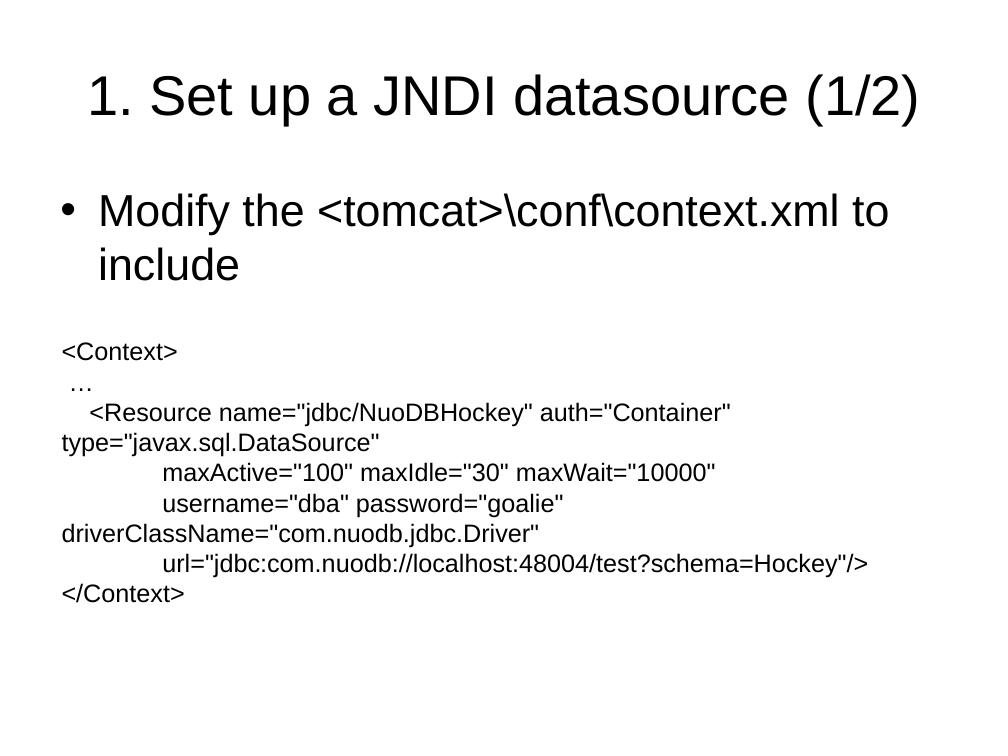
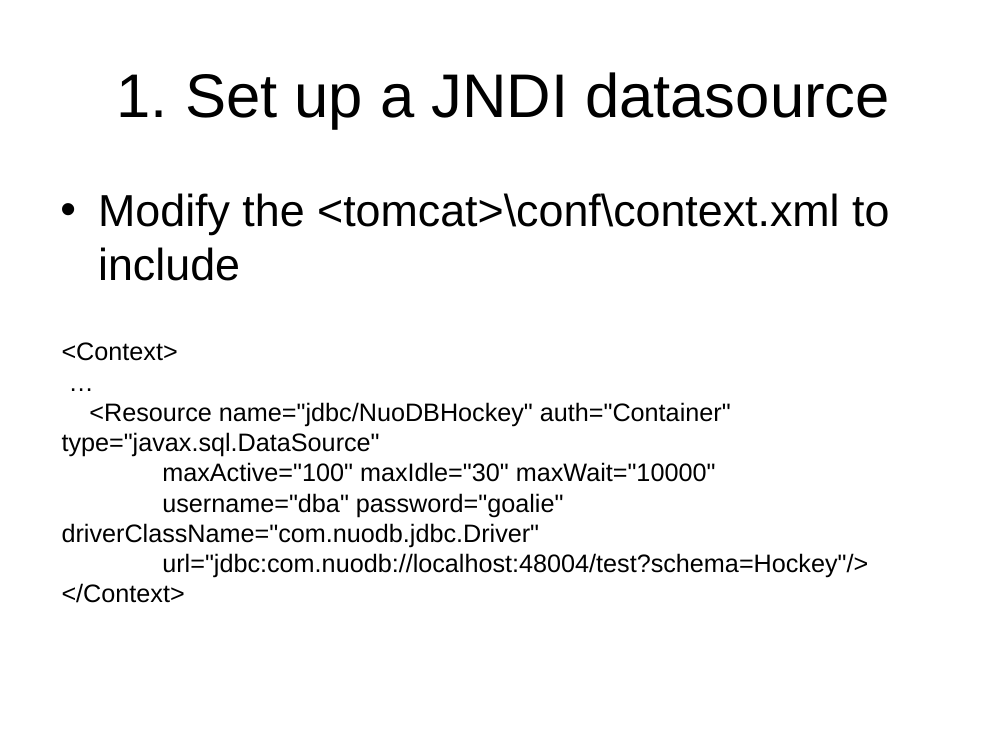
Before and after one commit to nuodb/nuodb-samples, a slide deck: slide 1 of Tomcat/NuoDB-Tomcat.ppt. Drawn at 1008x756 pixels with LibreOffice and Linux fonts; fonts in the diff are those of the drawing. Boxes give left, top, right and bottom in pixels: in the first picture for what was removed or moved away, otherwise in the second. Text is boxed around its words. In the diff, an @@ line names an element or a change of style, - is before the commit and + after.

Commit message:
- Added sample for JBoss and Cayenne ORM - Added missing library files from Tomcat example, fixed a typo in the presentation

```diff
--- a/Tomcat/NuoDB-Tomcat.ppt
+++ b/Tomcat/NuoDB-Tomcat.ppt
@@ title at bbox=[117, 72, 890, 129]: text changed; size 40 to 44 pt @@
-1. Set up a JNDI datasource (1/2)
+1. Set up a JNDI datasource
```
Also in this commit, not shown: 30 other files.
